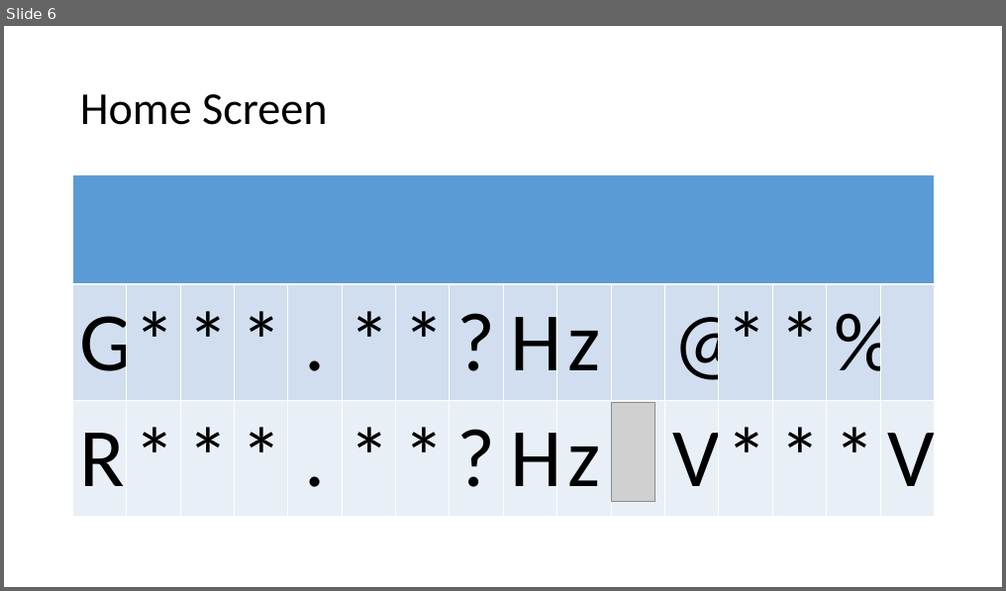
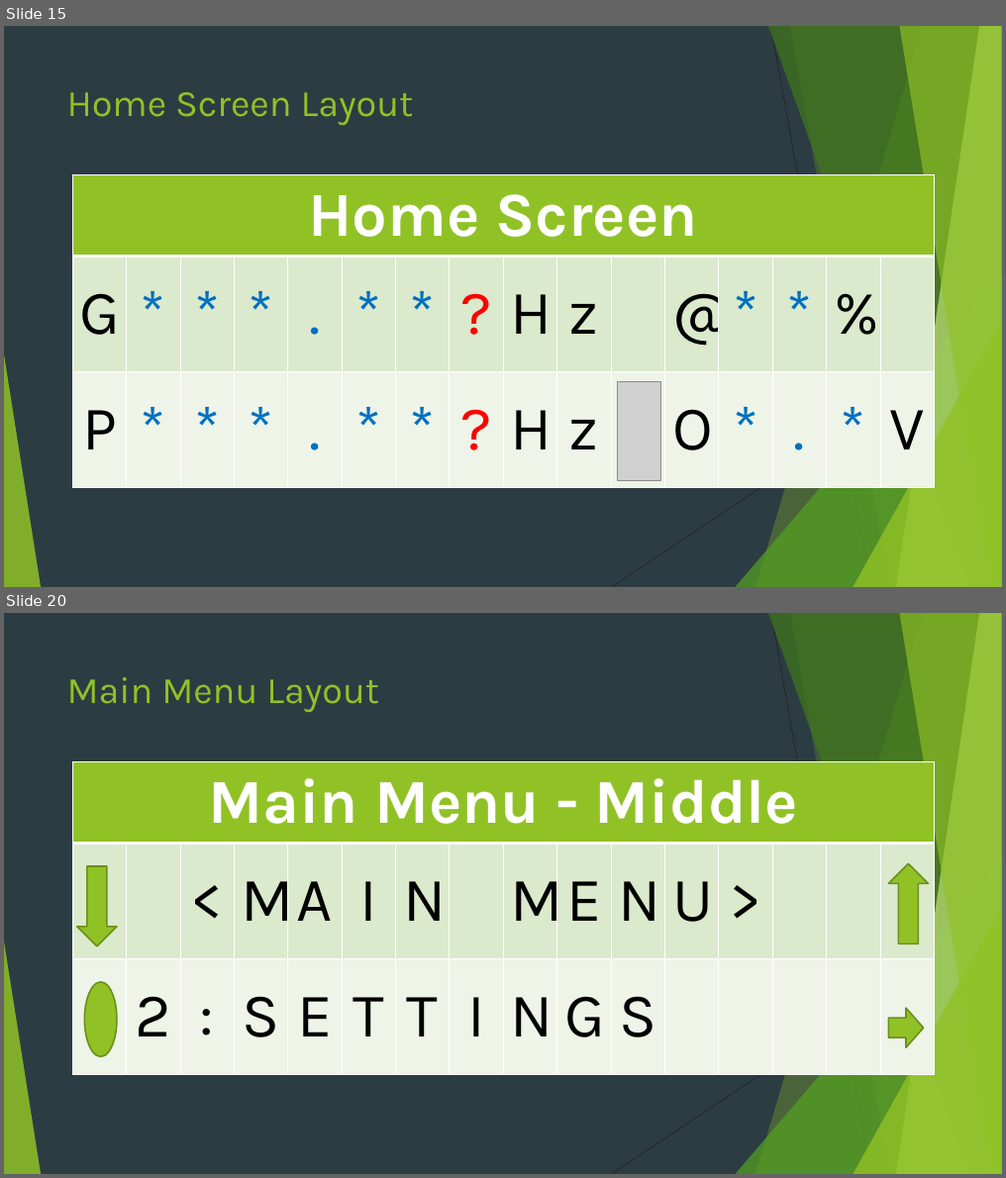
Before and after one commit to HYDROXY-RESEARCH-GROUP/H20-DECOMPOSITION, a slide deck: Display Output/Display Output.pptx. Shown one above the other, each under a label of ours: slide 6 before the commit, slides 15 and 20 after it; the slides between them are not shown. The pictures are 1006x591 and 1006x1178 pixels, drawn with LibreOffice and Linux fonts; fonts in the diff are those of the drawing; grey boxes stand for pictures. Boxes give left, top, right and bottom in pixels: in the first picture for what was removed or moved away, otherwise in the second. Text is boxed around its words. In the diff, an @@ line names an element or a change of style, - is before the commit and + after.

```diff
--- a/Display Output/Display Output.pptx
+++ b/Display Output/Display Output.pptx
@@ slide 20 added at box(4, 613, 1002, 1174), background #2C3C43; not listed: 10 template elements that a slide beside it also shows @@
@@ title added at box(67, 677, 379, 712), 36 pt, text #90C226 @@
+Main Menu Layout
@@ table added at box(73, 762, 936, 1077), 3 rows, 16 columns @@
+Main Menu - Middle |  |  |  |  |  |  |  |  |  |  |  |  |  |  | 
+ |  | < | M | A | I | N |  | M | E | N | U | > |  |  | 
+ | 2 | : | S | E | T | T | I | N | G | S |  |  |  |  | 
@@ down arrow added at box(77, 866, 117, 947), fill #90C226, outline #6B901C 1.5 pt @@
@@ up arrow added at box(889, 863, 929, 944), fill #90C226, outline #6B901C 1.5 pt @@
@@ ellipse added at box(85, 982, 117, 1057), fill #90C226, outline #6B901C 1.5 pt @@
@@ right arrow added at box(889, 1008, 924, 1048), fill #90C226, outline #6B901C 1.5 pt @@
@@ what was slide 6 is now slide 15 @@
@@ slide 15 changed as well @@
@@ background #FFFFFF to #2C3C43 @@
@@ title "Home Screen Layout" at box(67, 92, 414, 125): vertical alignment middle to top @@
@@ title at box(67, 92, 414, 125): text changed; size 44 to 36 pt; font Calibri to Karla; text colour #000000 to #90C226 @@
-Home Screen
+Home Screen Layout
@@ table at box(73, 175, 936, 490) @@
-row 1, column 1: 
+row 1, column 1: Home Screen
-row 3: R | * | * | * | . | * | * | ? | H | z |  | V | * | * | * | V
+row 3: P | * | * | * | . | * | * | ? | H | z |  | O | * | . | * | V
@@ fill #5B9BD5 to #90C226 in row 1, column 1 @@
@@ fill #D2DEEF to #DBE9CD in row 2 @@
@@ fill #EAEFF7 to #EEF4E8 in row 3 @@
@@ size 80 to 60 pt, font Calibri to Karla in "G", "*", "*", "*" and 22 more places @@
@@ text colour #000000 to #0070C0 in "*", "*", "*", "." and 12 more places @@
@@ text colour #000000 to #FF0000 in "?", "?" @@
@@ group added at box(4, 26, 1002, 587): 5 freeform shapes, 3 triangles, 2 lines @@
@@ picture: place and size @@
-picture at box(611, 402, 654, 501)
+picture at box(617, 382, 660, 481)
```
Also in this commit, not shown: 4 other slides changed, 21 other slides added, 2 slides removed, 34 other files.
